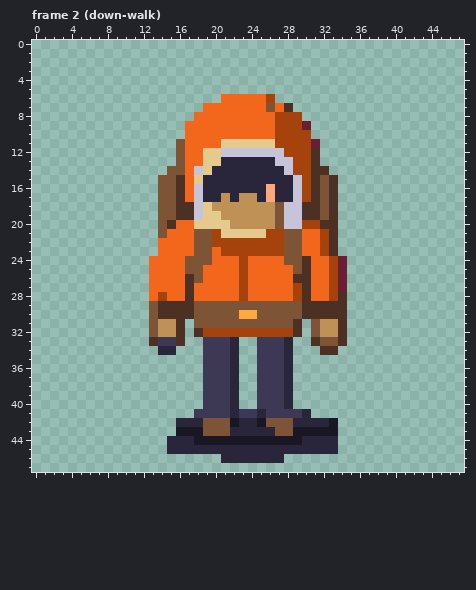
Pixel-art file, stored at art/companion-48/review-place/work/pawn-aseprite/pawn.aseprite. Above: the version before the commit.
48x48 pixels, 28 frames. Shown: frame 2 (down-walk). The commit also changed other frames, which this record leaves out.
New version:
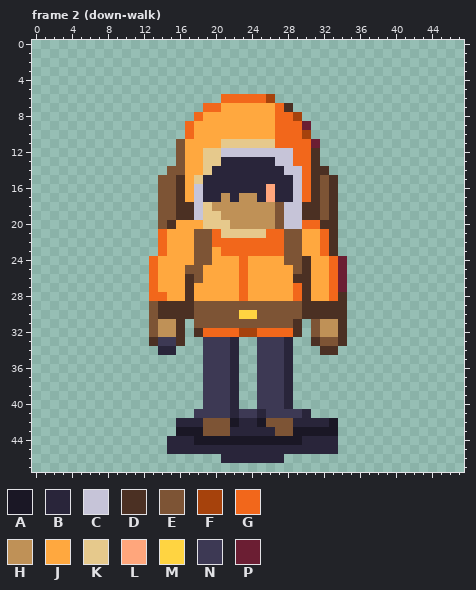
Palette (. is transparent): A #1a1725  B #29253a  C #c6c4d8  D #4b3023  E #7d5435  F #a6420c  G #f2671b  H #bf9157  J #ffa83f  K #e6c98c  L #ffa67c  M #ffd441  N #3d3954  P #6b1e33
From old to new:
{"where": "frame 2 (down-walk)"}
{"frame":2,"y":7,"x":21,"old":"GGGGGE","new":"JJJJJJ"}
{"frame":2,"y":8,"x":19,"old":"GGGGGGGGFF","new":"JJJJJJJJGG"}
{"frame":2,"y":9,"x":18,"old":"GGGGGGGGGFFF","new":"JJJJJJJJJGGG"}
{"frame":2,"y":10,"x":18,"old":"GGGGGGGGGFFF","new":"JJJJJJJJJGGG"}
{"frame":2,"y":11,"x":17,"old":"GGGG","new":"JJJJ"}
{"frame":2,"y":11,"x":27,"old":"FFFF","new":"GGGG"}
{"frame":2,"y":12,"x":17,"old":"GG","new":"JJ"}
{"frame":2,"y":12,"x":28,"old":"FFF","new":"CGG"}
{"frame":2,"y":13,"x":17,"old":"GG","new":"JJ"}
{"frame":2,"y":13,"x":29,"old":"FF","new":"GG"}
{"frame":2,"y":14,"x":17,"old":"GC","new":"JJ"}
{"frame":2,"y":14,"x":29,"old":"FF","new":"CG"}
{"frame":2,"y":15,"x":17,"old":"G","new":"J"}
{"frame":2,"y":15,"x":30,"old":"F","new":"G"}
{"frame":2,"y":16,"x":17,"old":"G","new":"J"}
{"frame":2,"y":16,"x":30,"old":"F","new":"G"}
{"frame":2,"y":17,"x":17,"old":"G","new":"J"}
{"frame":2,"y":17,"x":30,"old":"F","new":"G"}
{"frame":2,"y":20,"x":16,"old":"GGK","new":"JJJ"}
{"frame":2,"y":20,"x":30,"old":"FF","new":"GG"}
{"frame":2,"y":21,"x":14,"old":"EGGG","new":"GJJJ"}
{"frame":2,"y":21,"x":20,"old":"F","new":"G"}
{"frame":2,"y":21,"x":26,"old":"FF","new":"GG"}
{"frame":2,"y":21,"x":30,"old":"GGF","new":"JJG"}
{"frame":2,"y":22,"x":15,"old":"GGG","new":"JJJ"}
{"frame":2,"y":22,"x":20,"old":"FFFFFFFF","new":"GGGGGGGG"}
{"frame":2,"y":22,"x":30,"old":"GGF","new":"JJG"}
{"frame":2,"y":23,"x":15,"old":"GGG","new":"JJJ"}
{"frame":2,"y":23,"x":20,"old":"GFFFFFFF","new":"JGGGGGGG"}
{"frame":2,"y":23,"x":30,"old":"GGF","new":"JJG"}
{"frame":2,"y":24,"x":14,"old":"GGGE","new":"JJJJ"}
{"frame":2,"y":24,"x":20,"old":"GGGFGGGG","new":"JJJGJJJJ"}
{"frame":2,"y":24,"x":31,"old":"GGF","new":"JJG"}
{"frame":2,"y":25,"x":14,"old":"GGG","new":"JJJ"}
{"frame":2,"y":25,"x":19,"old":"GGGGFGGGGG","new":"JJJJGJJJJJ"}
{"frame":2,"y":25,"x":31,"old":"GGF","new":"JJG"}
{"frame":2,"y":26,"x":14,"old":"GGG","new":"JJJ"}
{"frame":2,"y":26,"x":19,"old":"GGGGFGGGGG","new":"JJJJGJJJJJ"}
{"frame":2,"y":26,"x":31,"old":"GGF","new":"JJG"}
{"frame":2,"y":27,"x":14,"old":"GGG","new":"JJJ"}
{"frame":2,"y":27,"x":18,"old":"GGGGGFGGGGGF","new":"JJJJJGJJJJJG"}
{"frame":2,"y":27,"x":31,"old":"GGF","new":"JJG"}
{"frame":2,"y":28,"x":14,"old":"FGG","new":"GJJ"}
{"frame":2,"y":28,"x":18,"old":"GGGGGFGGGGGF","new":"JJJJJGJJJJJG"}
{"frame":2,"y":28,"x":31,"old":"GGF","new":"JJG"}
{"frame":2,"y":30,"x":23,"old":"JJ","new":"MM"}
{"frame":2,"y":32,"x":19,"old":"FFFF","new":"GGGG"}
{"frame":2,"y":32,"x":25,"old":"FFFF","new":"GGGG"}
